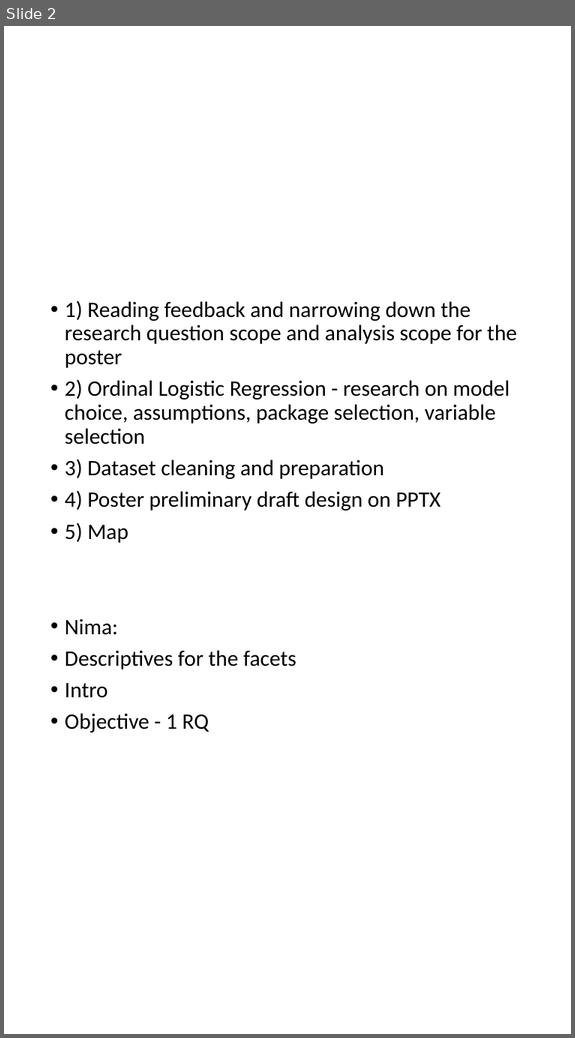
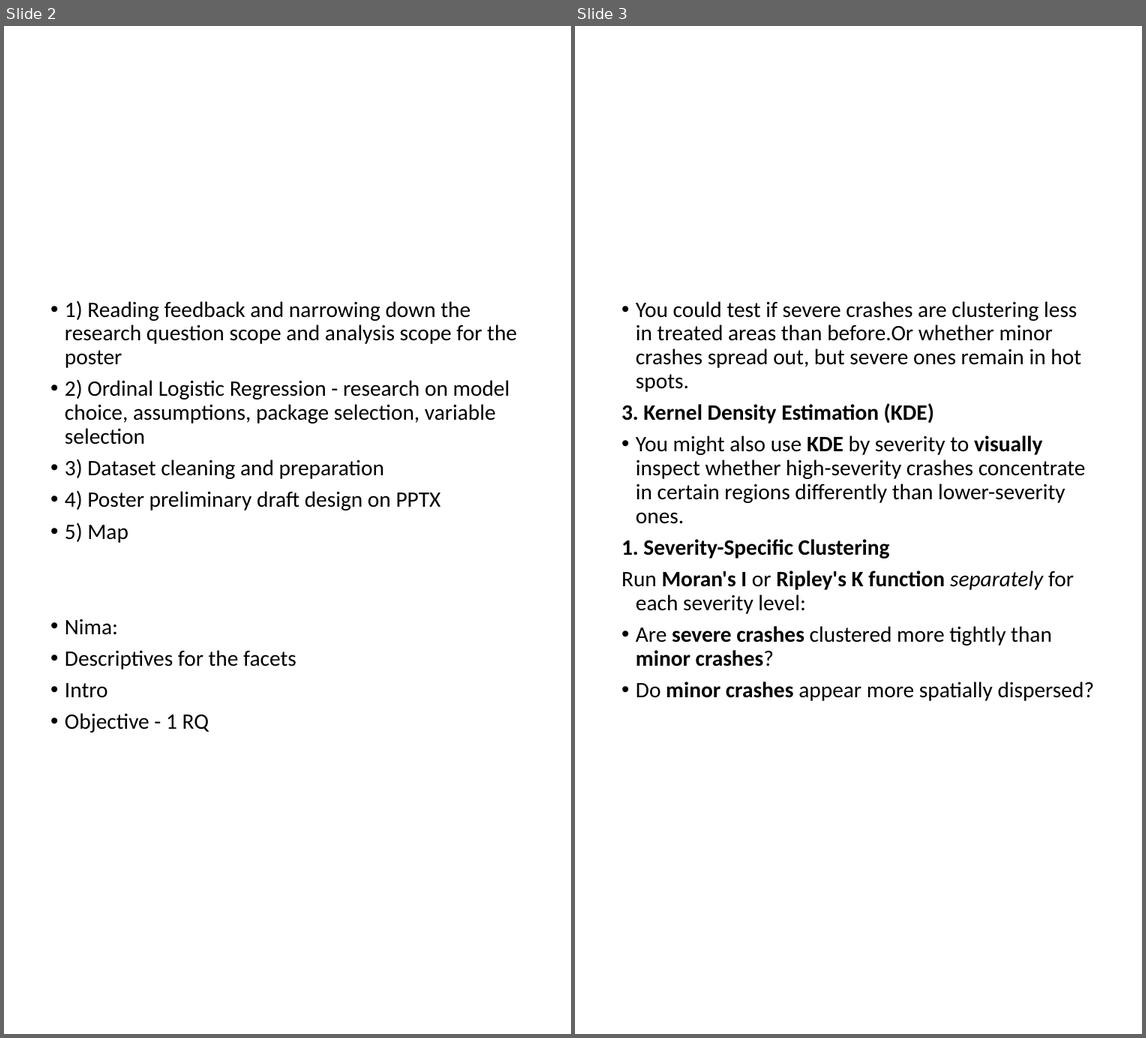
Before and after one commit to Yogada-Joshi/Berlin-bike-crashes, a slide deck: Poster.pptx. Shown side by side, each under a label of ours: slide 2 before the commit, slides 2 and 3 after it. The pictures are 575x1038 and 1146x1038 pixels, drawn with LibreOffice and Linux fonts; fonts in the diff are those of the drawing. Boxes give left, top, right and bottom in pixels: in the first picture for what was removed or moved away, otherwise in the second. Text is boxed around its words. In the diff, an @@ line names an element or a change of style, - is before the commit and + after.

```diff
--- a/Poster.pptx
+++ b/Poster.pptx
@@ slide 3 added at box(575, 26, 1142, 1034), background #FFFFFF @@
@@ text added at box(621, 301, 1095, 701), 21 pt, text #000000 @@
+• You could test if severe crashes are clustering less in treated areas than before.Or whether minor crashes spread out, but severe ones remain in hot spots.
+3. Kernel Density Estimation (KDE)
+• You might also use KDE by severity to visually inspect whether high-severity crashes concentrate in certain regions differently than lower-severity ones.
+1. Severity-Specific Clustering
+Run Moran's I or Ripley's K function separately for each severity level:
+• Are severe crashes clustered more tightly than minor crashes?
+• Do minor crashes appear more spatially dispersed?
```
Also in this commit, not shown: 5 other slides added, 3 other files.
